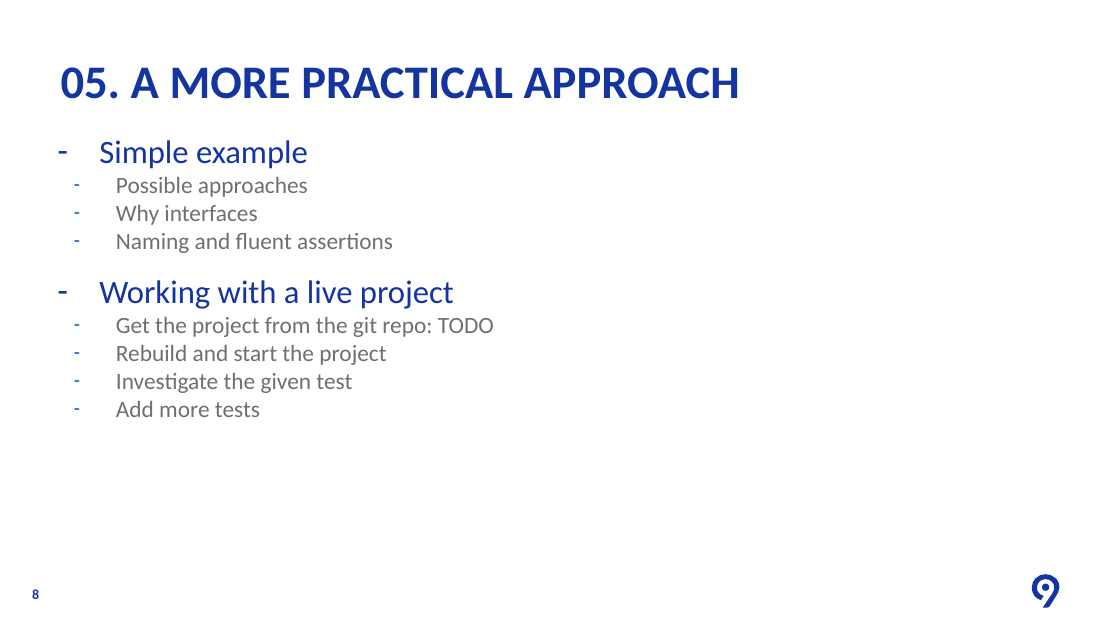
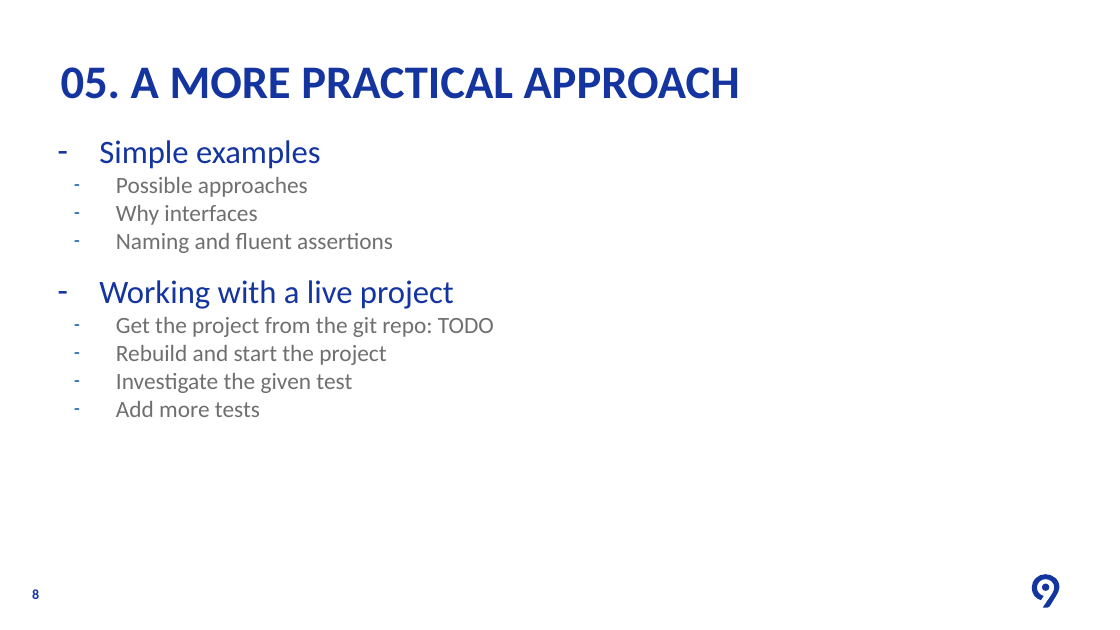
Before and after one commit to zivanovicj/Code9-Workshop, a slide deck: slide 8 of Code9 2022 - Unit Testing in C.pptx. Drawn at 1120x630 pixels with LibreOffice and Linux fonts; fonts in the diff are those of the drawing; background and template pictures are left out. Boxes give left, top, right and bottom in pixels: in the first picture for what was removed or moved away, otherwise in the second. Text is boxed around its words. In the diff, an @@ line names an element or a change of style, - is before the commit and + after.

```diff
--- a/Code9 2022 - Unit Testing in C.pptx
+++ b/Code9 2022 - Unit Testing in C.pptx
@@ text at box(99, 140, 321, 169): text changed @@
-– Simple example
+– Simple examples
```
Also in this commit, not shown: 4 other slides changed.
